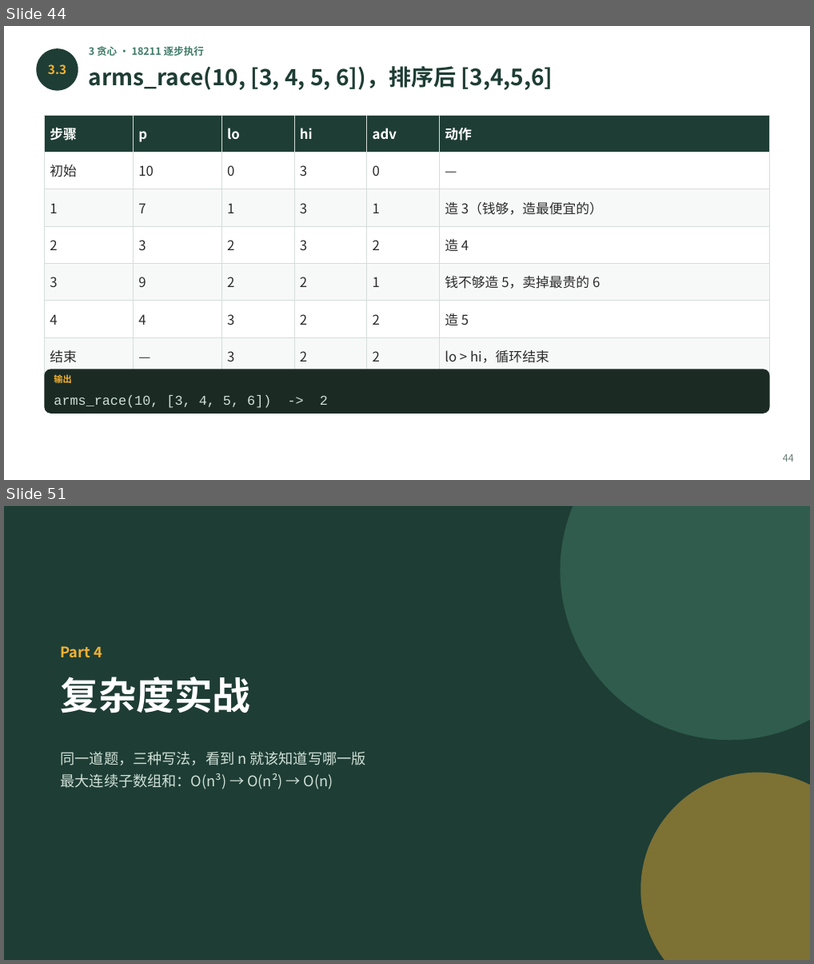
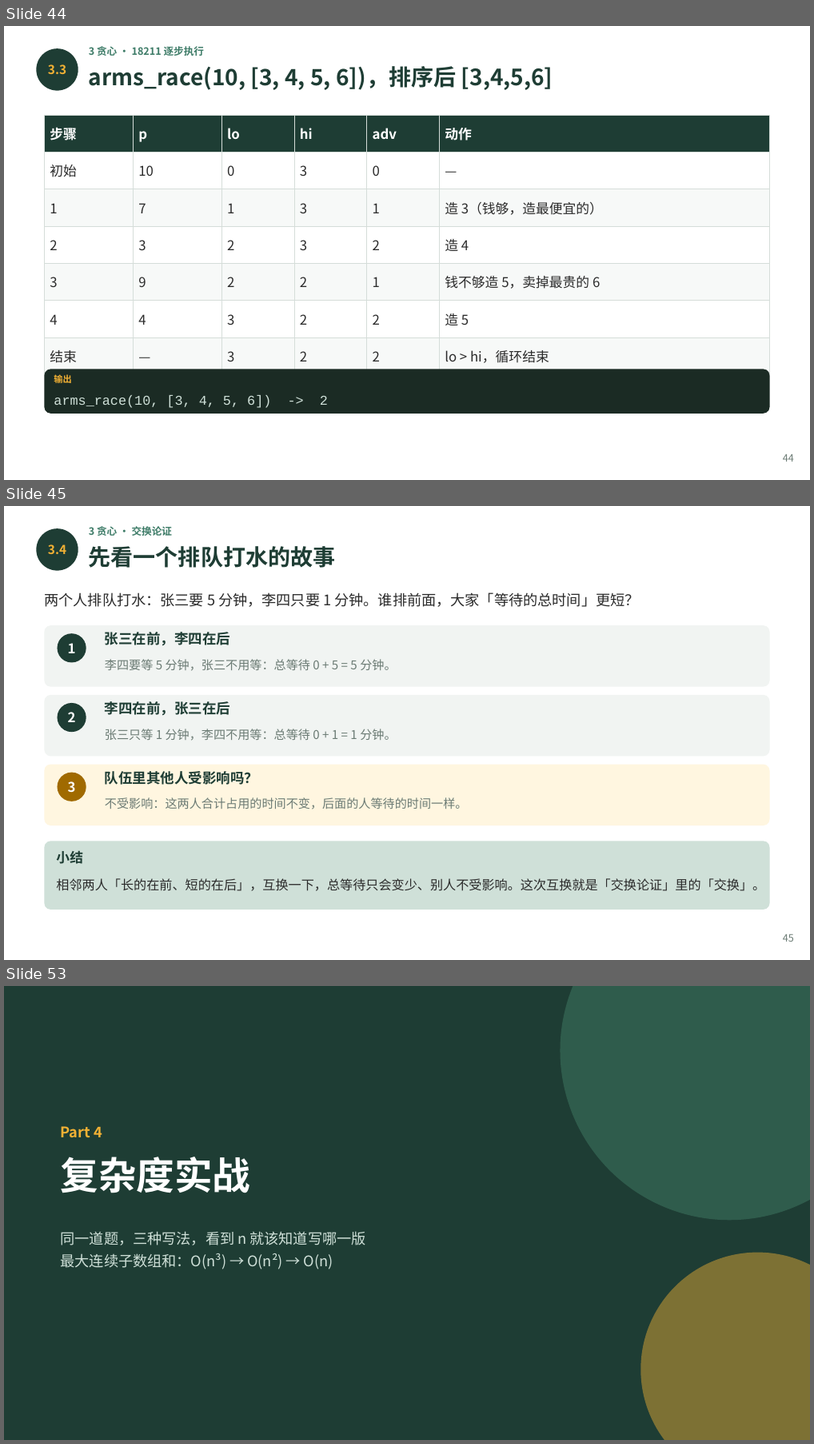
Before and after one commit to GMyhf/2026fall-cs101, a slide deck: courseware/202610_ADS_W06_Matrices_Sorting_Greedy.pptx. Shown one above the other, each under a label of ours: slides 44 and 51 before the commit, slides 44, 45 and 53 after it; the slides between them are not shown. The pictures are 814x964 and 814x1444 pixels, drawn with LibreOffice and Linux fonts; fonts in the diff are those of the drawing. Boxes give left, top, right and bottom in pixels: in the first picture for what was removed or moved away, otherwise in the second. Text is boxed around its words. In the diff, an @@ line names an element or a change of style, - is before the commit and + after.

```diff
--- a/courseware/202610_ADS_W06_Matrices_Sorting_Greedy.pptx
+++ b/courseware/202610_ADS_W06_Matrices_Sorting_Greedy.pptx
@@ slide 45 added at (4,506,810,960), background #FFFFFF @@
@@ ellipse added at (36,528,78,571), fill #1E3D34 @@
@@ text added at (89,526,172,536), 9 pt, text #3E7C68, bold @@
+3 贪心 · 交换论证
@@ text added at (48,544,66,554), 11 pt, text #F2B134, bold @@
+3.4
@@ text added at (89,546,335,568), 20 pt, text #1E3D34, bold @@
+先看一个排队打水的故事
@@ text added at (44,592,639,607), 13 pt, text #2B2B2B @@
+两个人排队打水：张三要 5 分钟，李四只要 1 分钟。谁排前面，大家「等待的总时间」更短？
@@ rounded rectangle added at (44,625,770,687), fill #F1F4F2 @@
@@ ellipse added at (58,633,86,663), fill #1E3D34 @@
@@ text added at (68,643,76,653), 12 pt, text #FFFFFF, bold @@
+1
@@ text added at (105,632,230,646), 12.5 pt, text #1E3D34, bold @@
+张三在前，李四在后
@@ text added at (105,659,396,671), 10.8 pt, text #6B7B74 @@
+李四要等 5 分钟，张三不用等：总等待 0 + 5 = 5 分钟。
@@ rounded rectangle added at (44,695,770,756), fill #F1F4F2 @@
@@ ellipse added at (58,703,86,732), fill #1E3D34 @@
@@ text added at (68,712,76,722), 12 pt, text #FFFFFF, bold @@
+2
@@ text added at (105,701,230,716), 12.5 pt, text #1E3D34, bold @@
+李四在前，张三在后
@@ text added at (105,728,396,740), 10.8 pt, text #6B7B74 @@
+张三只等 1 分钟，李四不用等：总等待 0 + 1 = 1 分钟。
@@ rounded rectangle added at (44,764,770,825), fill #FFF6E0 @@
@@ ellipse added at (58,772,86,801), fill #A06A00 @@
@@ text added at (68,781,76,792), 12 pt, text #FFFFFF, bold @@
+3
@@ text added at (105,771,258,784), 12.5 pt, text #1E3D34, bold @@
+队伍里其他人受影响吗？
@@ text added at (105,797,468,809), 10.8 pt, text #6B7B74 @@
+不受影响：这两人合计占用的时间不变，后面的人等待的时间一样。
@@ rounded rectangle added at (44,840,770,909), fill #CFE0D8 @@
@@ text added at (56,850,83,864), 12 pt, text #1E3D34, bold @@
+小结
@@ text added at (56,878,766,891), 11.5 pt, text #2B2B2B @@
+相邻两人「长的在前、短的在后」，互换一下，总等待只会变少、别人不受影响。这次互换就是「交换论证」里的「交换」。
@@ text added at (783,934,794,941), 9 pt, text #6B7B74 @@
+45
@@ what was slide 51 is now slide 53 @@
```
Also in this commit, not shown: 10 slides changed, 1 other slide added, 2 other files.
